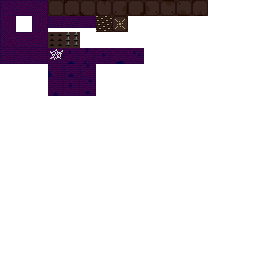
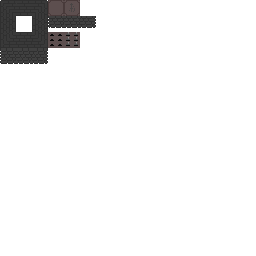
Layered file, before and after one edit (256x256). Changes by layer:
painted on "alk_ruins_beta.png" over <box>0,0,208,96</box>
added layer "Layer #1" over <box>48,32,80,48</box>
